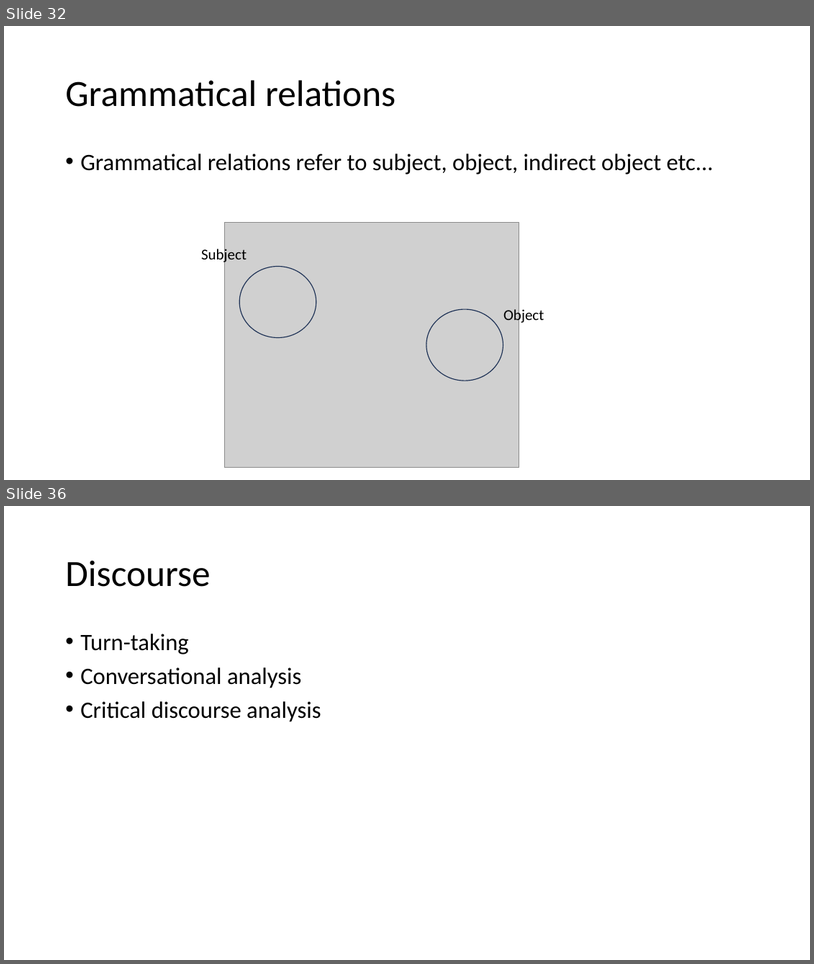
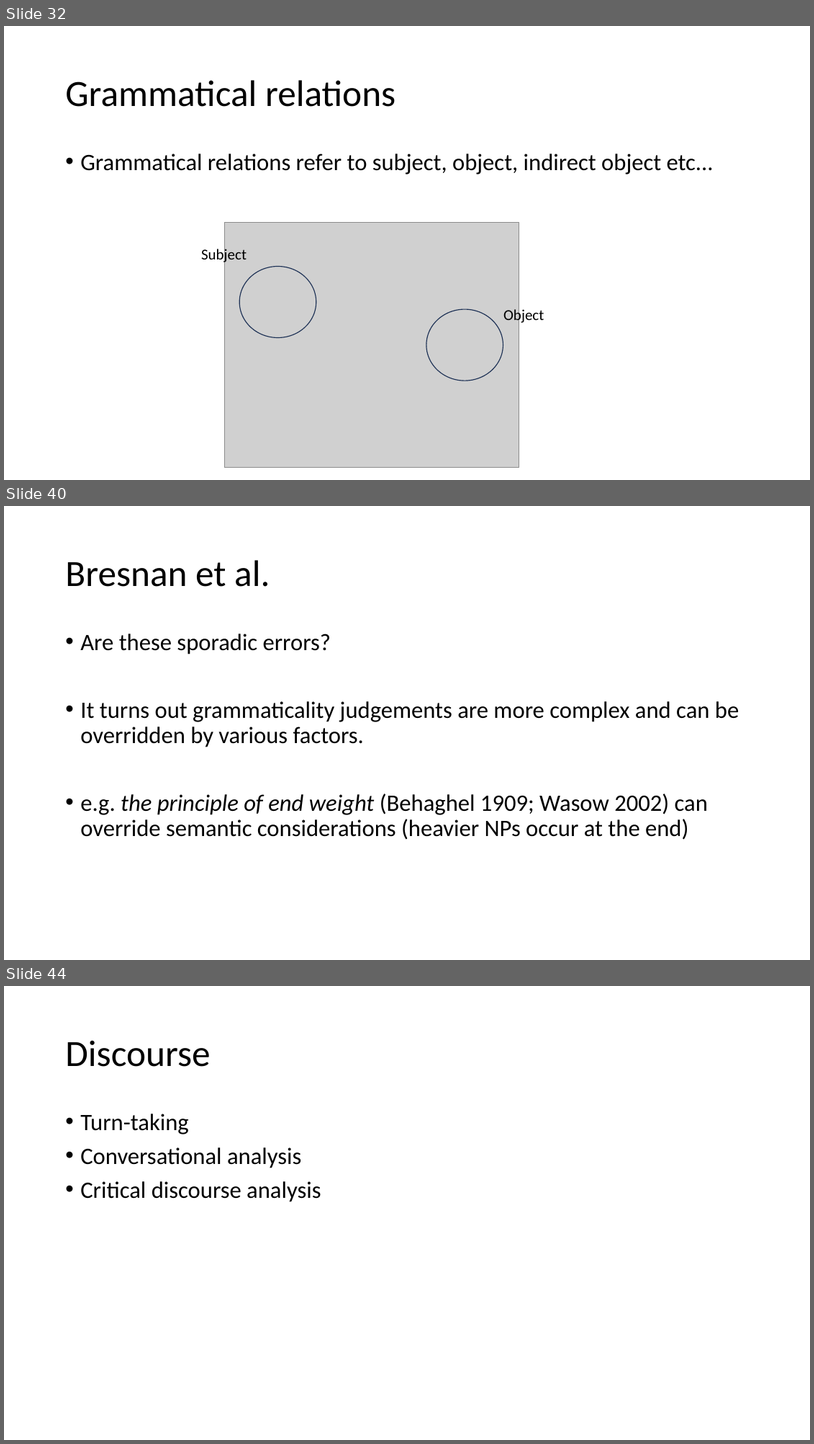
Before and after one commit to ajrtallman/Corpus_Linguistics_FSU_2023-2024, a slide deck: 03_lectures/Corpus Linguistics_2023_11_10.pptx. Shown one above the other, each under a label of ours: slides 32 and 36 before the commit, slides 32, 40 and 44 after it; the slides between them are not shown. The pictures are 814x964 and 814x1444 pixels, drawn with LibreOffice and Linux fonts; fonts in the diff are those of the drawing; grey boxes stand for pictures. Boxes give left, top, right and bottom in pixels: in the first picture for what was removed or moved away, otherwise in the second. Text is boxed around its words. In the diff, an @@ line names an element or a change of style, - is before the commit and + after.

```diff
--- a/03_lectures/Corpus Linguistics_2023_11_10.pptx
+++ b/03_lectures/Corpus Linguistics_2023_11_10.pptx
@@ slide 40 added at box(4, 506, 810, 960), background #FFFFFF @@
@@ title added at box(65, 560, 270, 587), 44 pt, text #000000 @@
+Bresnan et al.
@@ text added at box(80, 633, 739, 839), 28 pt, text #000000 @@
+• Are these sporadic errors?
+• It turns out grammaticality judgements are more complex and can be overridden by various factors.
+• e.g. the principle of end weight (Behaghel 1909; Wasow 2002) can override semantic considerations (heavier NPs occur at the end)
@@ what was slide 36 is now slide 44 @@
```
Also in this commit, not shown: 5 slides changed, 10 other slides added, 4 other files.
